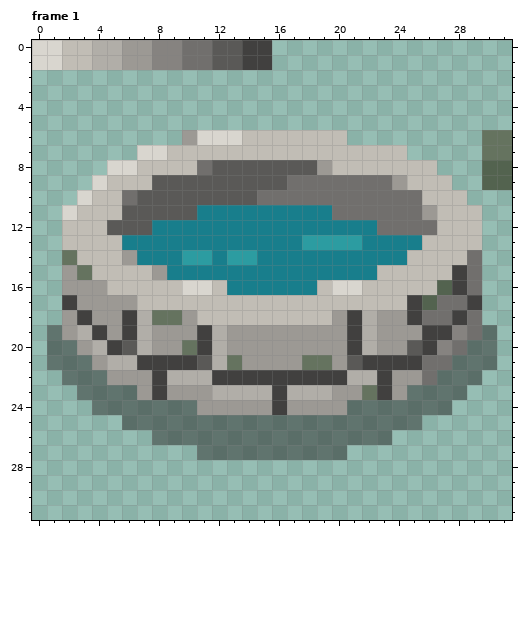
Pixel-art file: _Data/LevelObject/Well.aseprite. The picture above is the old version.
32x32 pixels, 1 frame. Shown: frame 1. The commit also changed other frames, which this record leaves out.
Once edited:
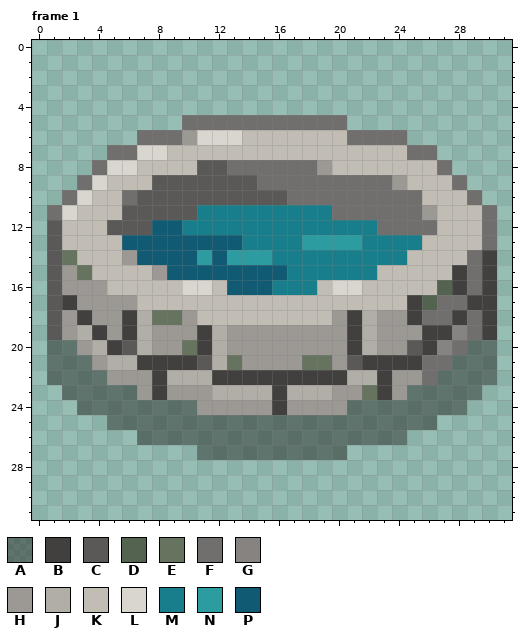
Palette (. is transparent): A #2b2b2880  B #41403f  C #5a5957  D #53634f  E #65735f  F #716f6d  G #868380  H #9c9994  J #b1aea8  K #c1bdb5  L #d9d6cf  M #187e8c  N #2c9ca1  P #105a73
Changes in this commit:
{"where": "frame 1, layer \"Layer 1\""}
{"frame":1,"y":0,"x":0,"old":"LLKKJJHHGGFFCCBB","new":"................"}
{"frame":1,"y":1,"x":0,"old":"LLKKJJHHGGFFCCBB","new":"................"}
{"frame":1,"y":5,"x":10,"old":"...........","new":"FFFFFFFFFFF"}
{"frame":1,"y":6,"x":7,"old":"...","new":"FFF"}
{"frame":1,"y":6,"x":21,"old":"....","new":"FFFF"}
{"frame":1,"y":6,"x":30,"old":"EE","new":".."}
{"frame":1,"y":7,"x":5,"old":"..","new":"FF"}
{"frame":1,"y":7,"x":25,"old":"..","new":"FF"}
{"frame":1,"y":7,"x":30,"old":"EE","new":".."}
{"frame":1,"y":8,"x":4,"old":".","new":"F"}
{"frame":1,"y":8,"x":11,"old":"F","new":"C"}
{"frame":1,"y":8,"x":13,"old":"CCCCCC","new":"FFFFFF"}
{"frame":1,"y":8,"x":27,"old":".","new":"F"}
{"frame":1,"y":8,"x":30,"old":"DD","new":".."}
{"frame":1,"y":9,"x":3,"old":".","new":"F"}
{"frame":1,"y":9,"x":15,"old":"CC","new":"FF"}
{"frame":1,"y":9,"x":28,"old":".","new":"F"}
{"frame":1,"y":9,"x":30,"old":"DD","new":".."}
{"frame":1,"y":10,"x":2,"old":".","new":"F"}
{"frame":1,"y":10,"x":15,"old":"FF","new":"CC"}
{"frame":1,"y":10,"x":29,"old":".","new":"F"}
{"frame":1,"y":11,"x":1,"old":".","new":"F"}
{"frame":1,"y":11,"x":30,"old":".","new":"F"}
{"frame":1,"y":12,"x":1,"old":".","new":"C"}
{"frame":1,"y":12,"x":8,"old":"MM","new":"PP"}
{"frame":1,"y":12,"x":30,"old":".","new":"F"}
{"frame":1,"y":13,"x":1,"old":".","new":"C"}
{"frame":1,"y":13,"x":6,"old":"MMMMMMMM","new":"PPPPPPPP"}
{"frame":1,"y":13,"x":30,"old":".","new":"F"}
{"frame":1,"y":14,"x":1,"old":".","new":"C"}
{"frame":1,"y":14,"x":7,"old":"MMMN","new":"PPPP"}
{"frame":1,"y":14,"x":12,"old":"M","new":"P"}
{"frame":1,"y":14,"x":15,"old":"M","new":"N"}
{"frame":1,"y":14,"x":30,"old":".","new":"B"}
{"frame":1,"y":15,"x":1,"old":".","new":"C"}
{"frame":1,"y":15,"x":9,"old":"MMMMMMMM","new":"PPPPPPPP"}
{"frame":1,"y":15,"x":30,"old":".","new":"B"}
{"frame":1,"y":16,"x":1,"old":".","new":"C"}
{"frame":1,"y":16,"x":13,"old":"MMM","new":"PPP"}
{"frame":1,"y":16,"x":30,"old":".","new":"B"}
{"frame":1,"y":17,"x":1,"old":".","new":"C"}
{"frame":1,"y":17,"x":30,"old":".","new":"B"}
{"frame":1,"y":18,"x":1,"old":".","new":"C"}
{"frame":1,"y":18,"x":30,"old":".","new":"B"}
{"frame":1,"y":19,"x":1,"old":"A","new":"C"}
{"frame":1,"y":19,"x":30,"old":"A","new":"B"}
{"frame":1,"y":22,"x":1,"old":".","new":"A"}
{"frame":1,"y":22,"x":30,"old":".","new":"A"}
{"frame":1,"y":23,"x":2,"old":".","new":"A"}
{"frame":1,"y":23,"x":29,"old":".","new":"A"}
{"frame":1,"y":24,"x":3,"old":".","new":"A"}
{"frame":1,"y":24,"x":28,"old":".","new":"A"}
{"frame":1,"y":25,"x":5,"old":".","new":"A"}
{"frame":1,"y":25,"x":26,"old":".","new":"A"}
{"frame":1,"y":26,"x":7,"old":".","new":"A"}
{"frame":1,"y":26,"x":24,"old":".","new":"A"}
{"label":"changed","picture_box":[32,40,512,445]}
